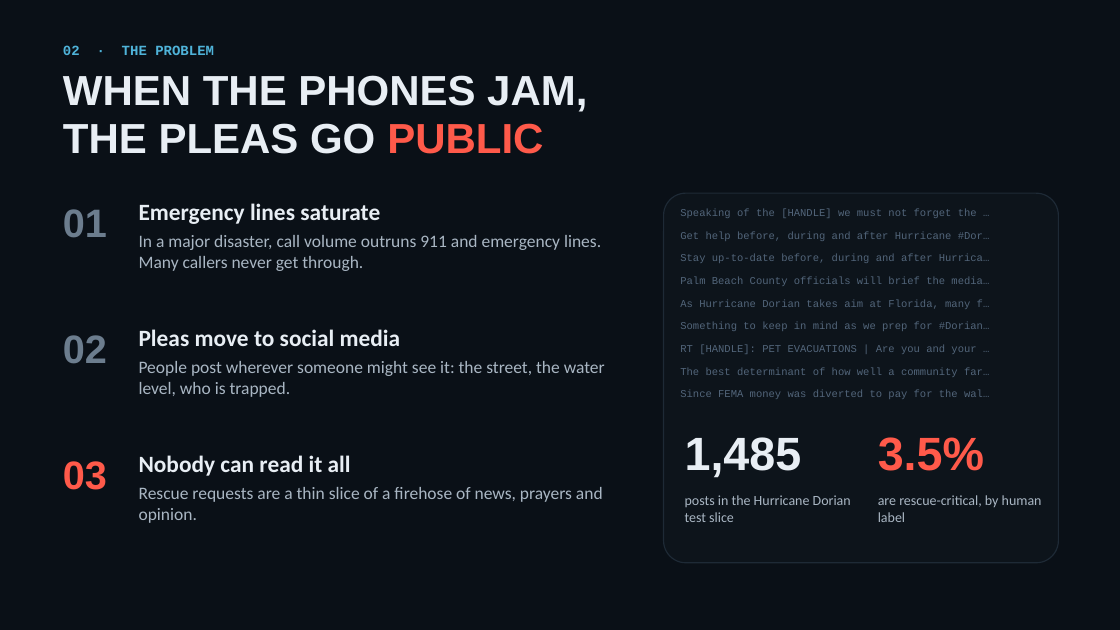
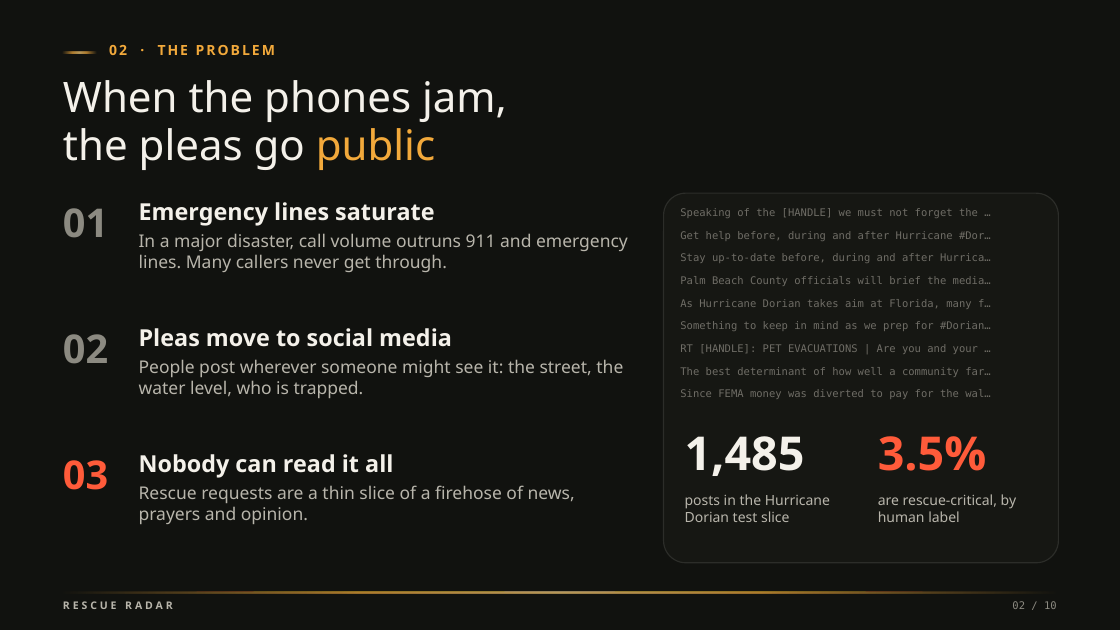
Before and after one commit to vnmoorthy/rescue-radar, a slide deck: slide 2 of deck/RescueRadar.pptx. Drawn at 1120x630 pixels with LibreOffice and Linux fonts; fonts in the diff are those of the drawing. Boxes give left, top, right and bottom in pixels: in the first picture for what was removed or moved away, otherwise in the second. Text is boxed around its words. In the diff, an @@ line names an element or a change of style, - is before the commit and + after.

```diff
--- a/deck/RescueRadar.pptx
+++ b/deck/RescueRadar.pptx
@@ background #0A1017 to #11120F @@
@@ rectangle added at (63, 51, 97, 53), fill gradient #F2A93B to #FFD27A @@
@@ text "02 · THE PROBLEM": place and size @@
-text "02 · THE PROBLEM" at (63, 45, 214, 55)
+text "02 · THE PROBLEM" at (109, 45, 275, 55)
@@ text "02 · THE PROBLEM" at (109, 45, 275, 55): font Courier New to Noto Sans, text colour #4FB3D9 to #F2A93B, letter spacing 0 to 1.7 pt @@
@@ text at (63, 80, 507, 170): text changed; font Arial to Noto Sans; text colour #E8EEF4 to #F4F1EA; bold off @@
-WHEN THE PHONES JAM,
-THE PLEAS GO PUBLIC
+When the phones jam,
+the pleas go public
@@ text "01" at (63, 208, 108, 238): font Arial to Noto Sans, text colour #6C7D8E to #8C8A81 @@
@@ text "Emergency lines saturate" at (139, 202, 628, 272): font Calibri to Noto Sans; text colour #E8EEF4 to #F4F1EA in "Emergency lines saturate"; text colour #A9B6C3 to #B8B5AB in "In a major disaster, call volume outruns ..." @@
@@ rounded rectangle at (664, 193, 1059, 563): fill #0D141B to #161713; outline #1E2A36 1 pt to #2C2D29 1 pt @@
@@ text "02" at (63, 334, 108, 364): font Arial to Noto Sans, text colour #6C7D8E to #8C8A81 @@
@@ text "Pleas move to social media" at (139, 328, 623, 398): font Calibri to Noto Sans; text colour #E8EEF4 to #F4F1EA in "Pleas move to social media"; text colour #A9B6C3 to #B8B5AB in "People post wherever someone might see it: ..." @@
@@ font Courier New to DejaVu Sans Mono, text colour #52657A to #6F6D66 in 9 elements at (680, 208, 978, 218), (680, 231, 991, 241), (680, 253, 991, 263), (680, 276, 991, 286), (680, 299, 991, 309), (680, 321, 991, 331), (680, 344, 978, 354), (680, 367, 990, 377), (680, 389, 990, 399) @@
@@ text "1,485" at (685, 436, 805, 476): font Arial to Noto Sans, text colour #E8EEF4 to #F4F1EA @@
@@ text "3.5%" at (878, 436, 987, 471): font Arial to Noto Sans, text colour #FF5A4A to #FF5B3A @@
@@ text "03" at (63, 460, 108, 490): font Arial to Noto Sans, text colour #FF5A4A to #FF5B3A @@
@@ text "Nobody can read it all" at (139, 454, 575, 524): font Calibri to Noto Sans; text colour #E8EEF4 to #F4F1EA in "Nobody can read it all"; text colour #A9B6C3 to #B8B5AB in "Rescue requests are a thin slice of ..." @@
@@ text "posts in the Hurricane Dorian ..." at (685, 494, 830, 522): font Calibri to Noto Sans, text colour #A9B6C3 to #B8B5AB @@
@@ text "are rescue-critical, by human label" at (878, 494, 1016, 522): font Calibri to Noto Sans, text colour #A9B6C3 to #B8B5AB @@
@@ rectangle added at (63, 592, 1057, 593), fill gradient #F2A93B to #FFD27A @@
@@ text added at (63, 601, 173, 609), 9 pt, text #B8B5AB, bold @@
+RESCUE RADAR
@@ text added at (1012, 601, 1057, 609), 9 pt, text #8C8A81 @@
+02 / 10
```
Also in this commit, not shown: 8 other slides changed, 1 slide added, 1 slide removed, 54 other files.
